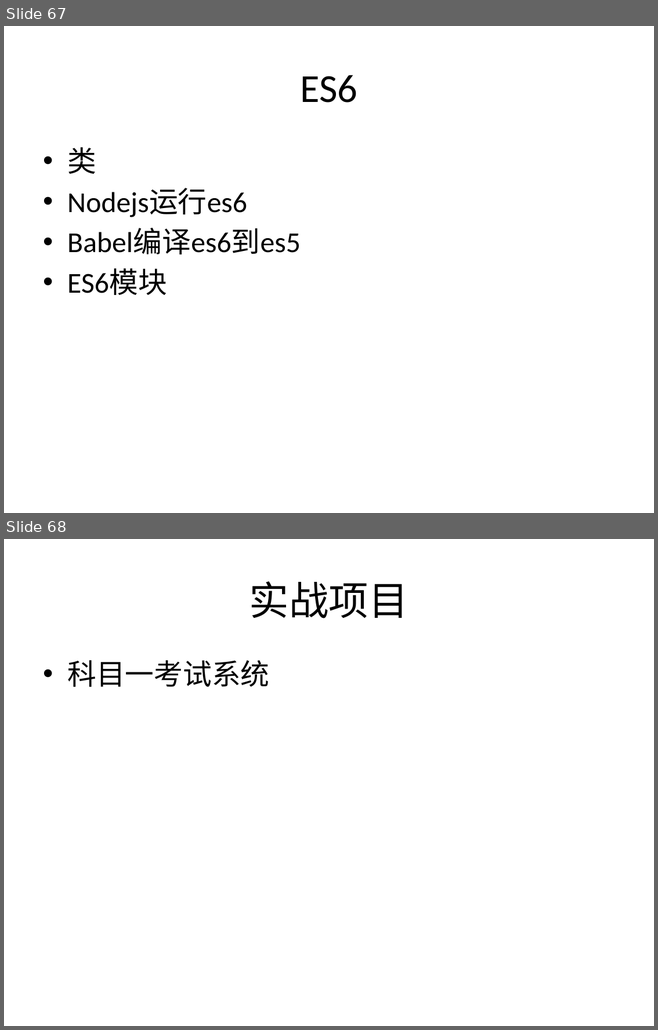
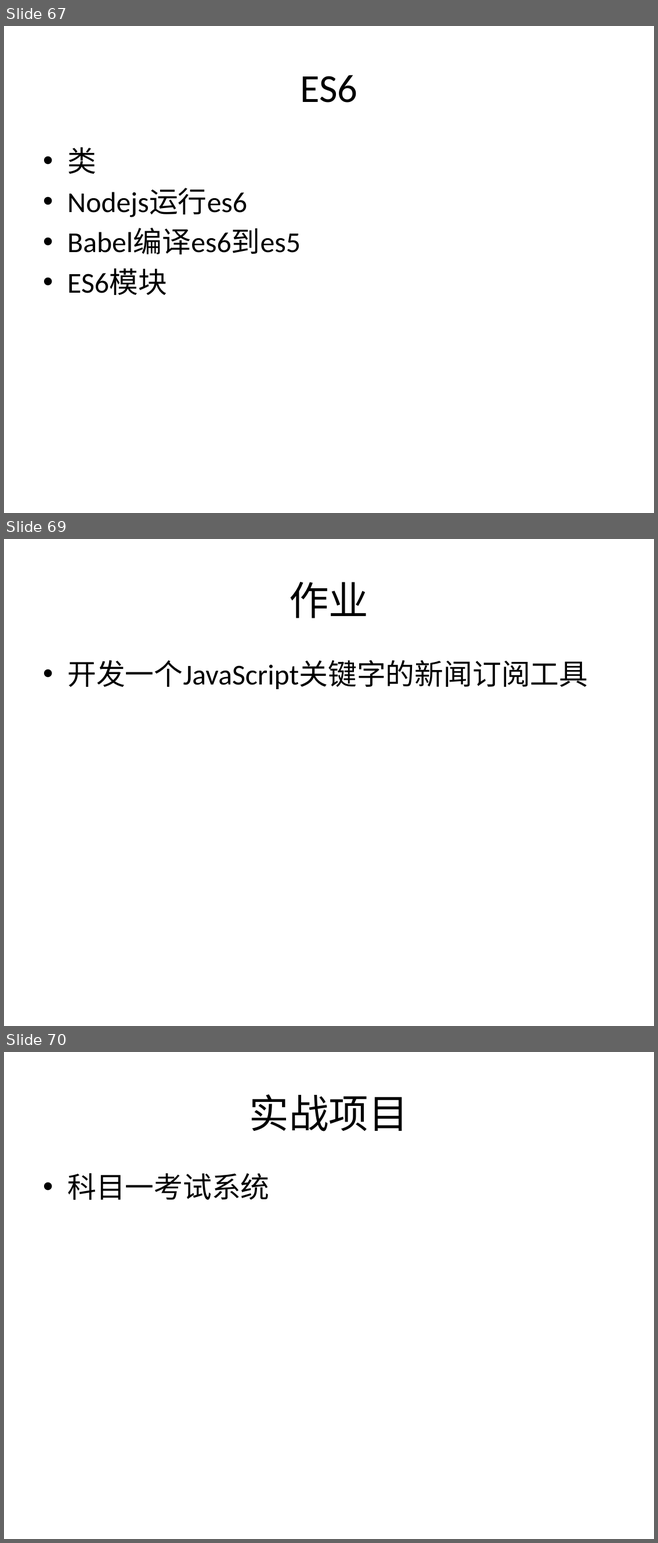
Before and after one commit to plter/HTML5Course20160612, a slide deck: Web前端教学记录.pptx. Shown one above the other, each under a label of ours: slides 67 and 68 before the commit, slides 67, 69 and 70 after it; the slides between them are not shown. The pictures are 658x1030 and 658x1543 pixels, drawn with LibreOffice and Linux fonts; fonts in the diff are those of the drawing. Boxes give left, top, right and bottom in pixels: in the first picture for what was removed or moved away, otherwise in the second. Text is boxed around its words. In the diff, an @@ line names an element or a change of style, - is before the commit and + after.

```diff
--- a/Web前端教学记录.pptx
+++ b/Web前端教学记录.pptx
@@ slide 69 added at (4, 539, 654, 1026), background #FFFFFF @@
@@ title added at (289, 582, 368, 618), 44 pt, text #000000 @@
+作业
@@ text added at (67, 660, 587, 689), 32 pt, text #000000 @@
+• 开发一个JavaScript关键字的新闻订阅工具
@@ what was slide 68 is now slide 70 @@
```
Also in this commit, not shown: 1 other slide added, 5 other files.
